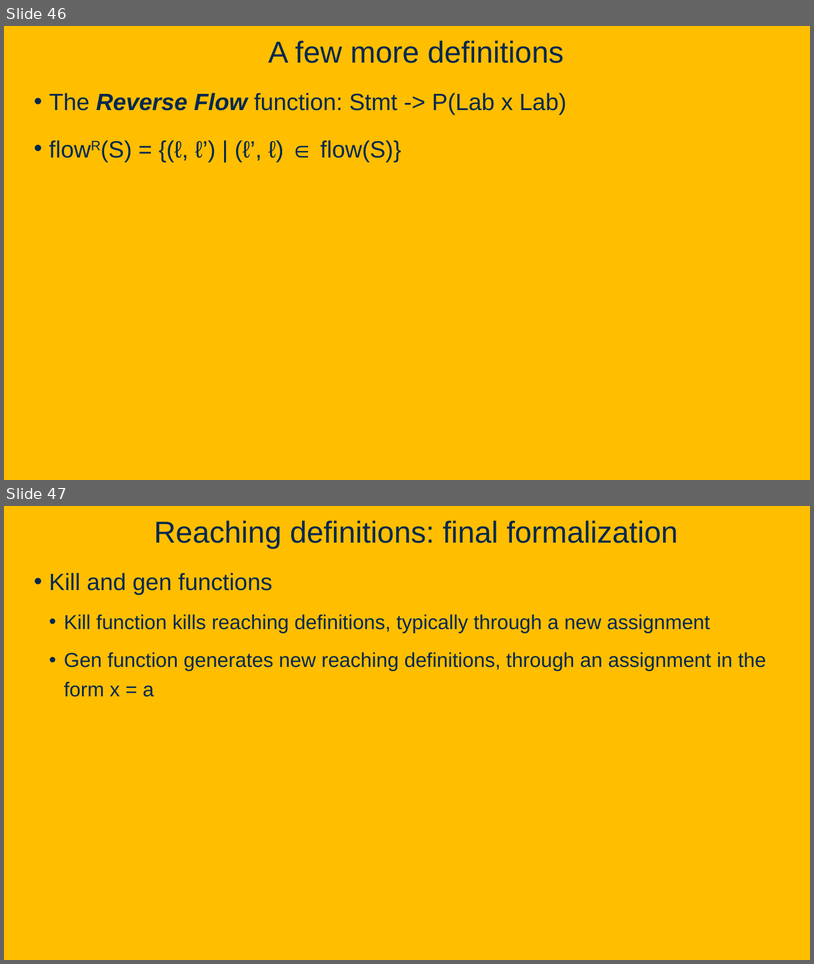
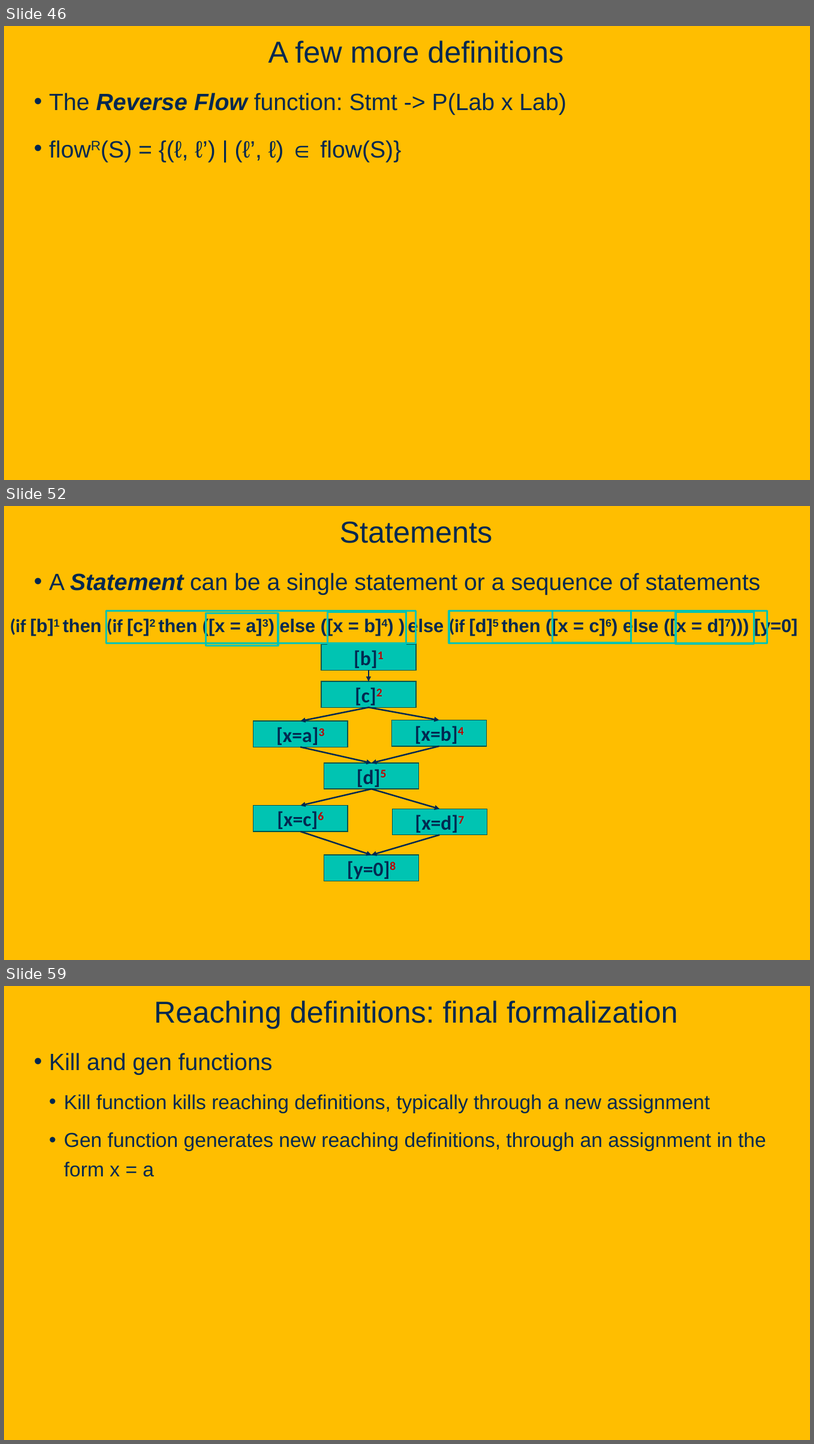
Before and after one commit to davsec-teaching/ECS289C-Spring2025, a slide deck: slides/3_data_flow_analysis.pptx. Shown one above the other, each under a label of ours: slides 46 and 47 before the commit, slides 46, 52 and 59 after it; the slides between them are not shown. The pictures are 814x964 and 814x1444 pixels, drawn with LibreOffice and Linux fonts; fonts in the diff are those of the drawing; background and template pictures are left out. Boxes give left, top, right and bottom in pixels: in the first picture for what was removed or moved away, otherwise in the second. Text is boxed around its words. In the diff, an @@ line names an element or a change of style, - is before the commit and + after.

```diff
--- a/slides/3_data_flow_analysis.pptx
+++ b/slides/3_data_flow_analysis.pptx
@@ slide 52 added at (4,506,810,960), background picture (left out) @@
@@ title added at (340,521,493,543), 36 pt, text #022850 @@
+Statements
@@ text added at (49,573,761,595), 28 pt, text #022850 @@
+• A Statement can be a single statement or a sequence of statements
@@ rectangle added at (106,610,417,643), outline #00C4B2 2.25 pt @@
@@ rectangle added at (206,613,279,645), outline #00C4B2 2.25 pt @@
@@ rectangle added at (327,612,406,644), outline #00C4B2 2.25 pt @@
@@ rectangle added at (449,610,768,643), outline #00C4B2 2.25 pt @@
@@ rectangle added at (553,610,632,643), outline #00C4B2 2.25 pt @@
@@ rectangle added at (676,612,755,644), outline #00C4B2 2.25 pt @@
@@ text added at (10,616,798,637), 22 pt, text #022850, bold @@
+(if [b]1 then (if [c]2 then ([x = a]3) else ([x = b]4) ) else (if [d]5 then ([x = c]6) else ([x = d]7))) [y=0]
@@ group added at (253,644,488,881): 9 arrows, 8 rectangles @@
+[b]1
+[c]2
+[x=a]3
+[x=b]4
+[d]5
+[x=c]6
+[x=d]7
+[y=0]8
@@ what was slide 47 is now slide 59 @@
```
Also in this commit, not shown: 5 slides changed, 14 other slides added, 1 other file.
